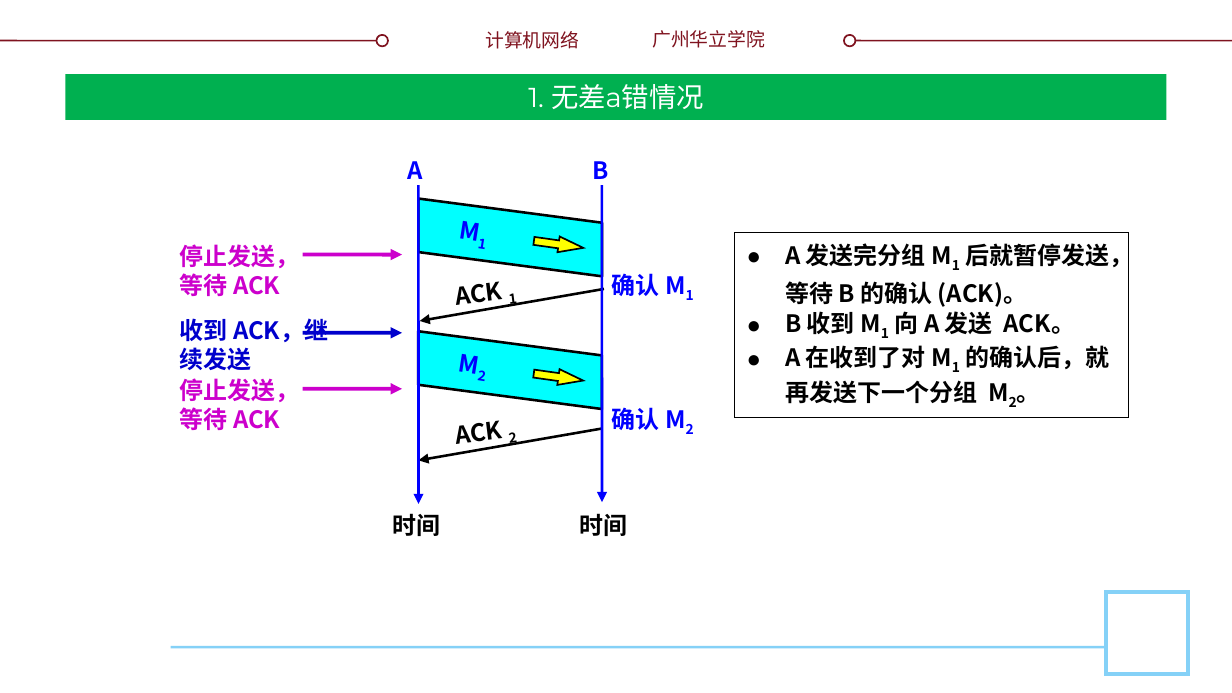
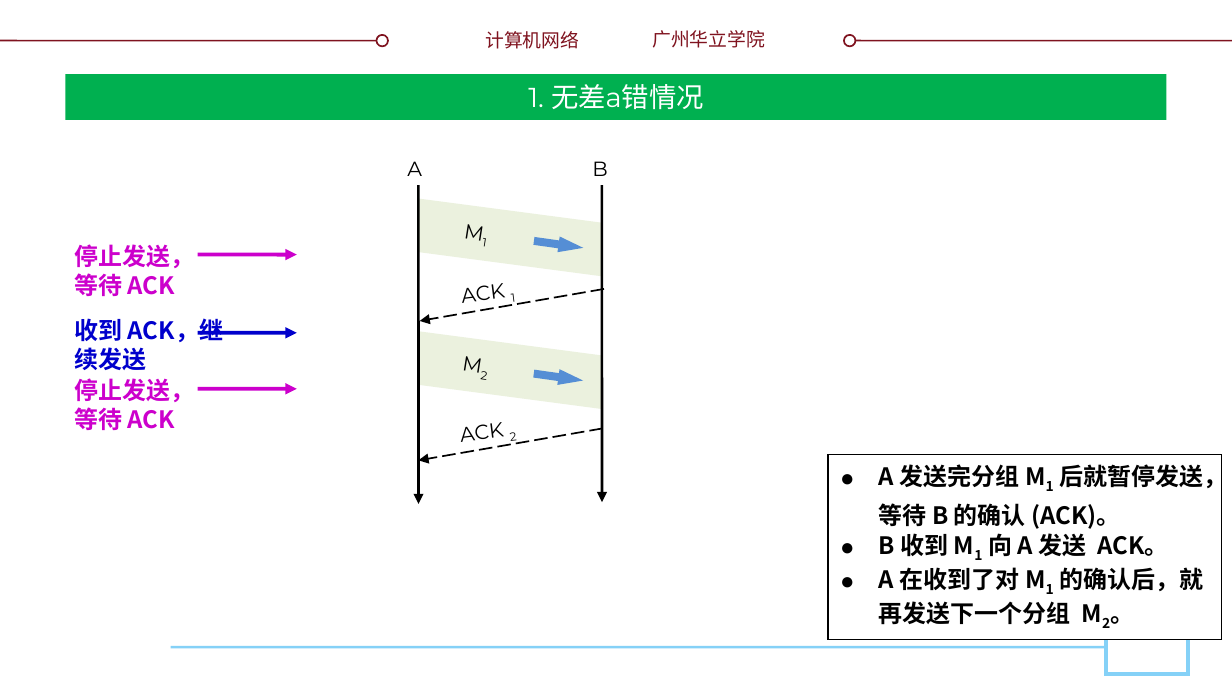
Before and after one commit to glplaman/glplaman.github.io, a slide deck: slide 50 of network/ppt/chap5.pptx. Drawn at 1232x693 pixels with LibreOffice and Linux fonts; fonts in the diff are those of the drawing; background and template pictures are left out. Boxes give left, top, right and bottom in pixels: in the first picture for what was removed or moved away, otherwise in the second. Text is boxed around its words. In the diff, an @@ line names an element or a change of style, - is before the commit and + after.

```diff
--- a/network/ppt/chap5.pptx
+++ b/network/ppt/chap5.pptx
@@ text "A" at bbox=[407, 161, 422, 176]: size 14 to 12 pt, font Noto Sans CJK SC to Montserrat, text colour #0000FF to #000000, bold off @@
@@ text "B" at bbox=[592, 161, 607, 176]: size 14 to 12 pt, font Noto Sans CJK SC to Montserrat, text colour #0000FF to #000000, bold off @@
@@ freeform shape at bbox=[419, 198, 602, 276]: fill #00FFFF to #EBF1DE; outline #000000 1.5 pt to none @@
@@ arrow (419, 185) - (419, 504): stroke #0000FF 1.5 pt to #000000 1.5 pt @@
@@ arrow (602, 185) - (602, 503): stroke #0000FF 1.5 pt to #000000 1.5 pt @@
@@ rectangle "M1" at bbox=[450, 211, 504, 255]: size 14 to 12 pt, font Noto Sans CJK SC to Montserrat, text colour #0000FF to #000000, bold off; fill none to #EBF1DE @@
@@ rectangle "M1": place and size @@
-rectangle "M1" at bbox=[444, 208, 509, 257]
+rectangle "M1" at bbox=[450, 211, 504, 255]
@@ right arrow at bbox=[533, 233, 584, 256]: fill #FFFF00 to #558ED5; outline #000000 1 pt to none @@
@@ text "ACK 1" at bbox=[462, 283, 516, 308]: size 14 to 12 pt, font Noto Sans CJK SC to Montserrat, bold off @@
@@ arrow (604, 290) - (420, 322): stroke #000000 1.5 pt to #000000 1 pt dashed @@
@@ text removed at bbox=[612, 273, 660, 296] @@
-确认 M1
@@ freeform shape at bbox=[418, 331, 601, 409]: fill #00FFFF to #EBF1DE; outline #000000 1.5 pt to none @@
@@ rectangle "M2": place and size @@
-rectangle "M2" at bbox=[444, 341, 509, 390]
+rectangle "M2" at bbox=[448, 342, 505, 387]
@@ rectangle "M2" at bbox=[448, 342, 505, 387]: size 14 to 12 pt, font Noto Sans CJK SC to Montserrat, text colour #0000FF to #000000, bold off; fill none to #EBF1DE @@
@@ 3 texts, 3 arrows: place and size @@
-3 texts, 3 arrows at bbox=[180, 244, 402, 430]
+3 texts, 3 arrows at bbox=[74, 244, 297, 430]
@@ right arrow at bbox=[533, 366, 584, 389]: fill #FFFF00 to #558ED5; outline #000000 1 pt to none @@
@@ text "ACK 2" at bbox=[461, 422, 517, 447]: size 14 to 12 pt, font Noto Sans CJK SC to Montserrat, bold off @@
@@ text removed at bbox=[612, 407, 660, 430] @@
-确认 M2
@@ arrow (602, 429) - (419, 461): stroke #000000 1.5 pt to #000000 1 pt dashed @@
@@ rectangle "A 发送完分组 M1 后就暂停发送，等待 B ...": place and size @@
-rectangle "A 发送完分组 M1 后就暂停发送，等待 B ..." at bbox=[734, 233, 1129, 418]
+rectangle "A 发送完分组 M1 后就暂停发送，等待 B ..." at bbox=[828, 455, 1222, 639]
@@ text removed at bbox=[392, 513, 440, 536] @@
-时间
@@ text removed at bbox=[579, 513, 627, 536] @@
-时间
```
Also in this commit, not shown: 40 other slides changed, 3 slides added, 11 other files.
